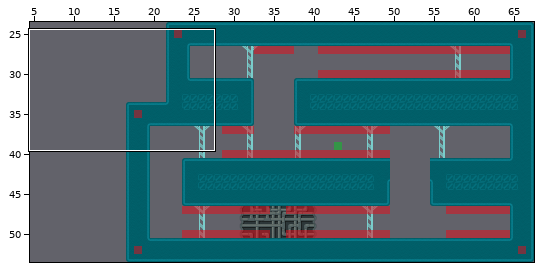
Level history. Tiled map (JSON): assets/jsons/levels/level10.json. The first picture is a wide view before the edit; the outline marks the close-up.
Close-up. Earlier state:
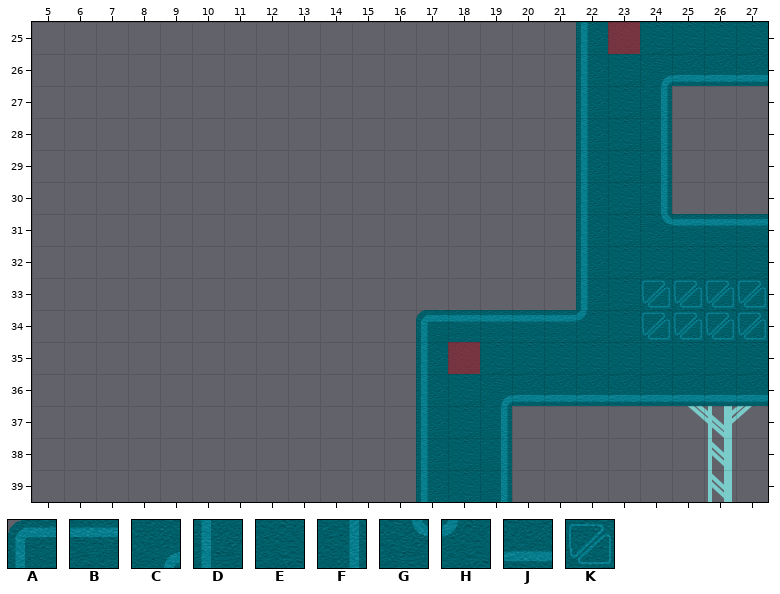
Cells are 64x64 px. Shown: x 5..27, y 25..39. The commit also changed other parts of the map, which this record leaves out. Not drawn, because the pictures are missing: unchanged layer "Terrain".
Key: from "backgroundTiles": A 0 "backgroundTiles", B 1 "backgroundTiles", C 3 "backgroundTiles", D 5 "backgroundTiles", E 6 "backgroundTiles", F 7 "backgroundTiles", G 8 "backgroundTiles", H 9 "backgroundTiles", J 11 "backgroundTiles", K 13 "backgroundTiles".
_ is an empty cell.
Layers that did not change in this view are not listed.
Layer "Background" before, first column x 5:
25 _________________DEEEEE
26 _________________DECJJJ
27 _________________DEF___
28 _________________DEF___
29 _________________DEF___
30 _________________DEF___
31 _________________DEGBBB
32 _________________DEEEEE
33 _________________DEKKKK
34 ____________ABBBBHEKKKK
35 ____________DEEEEEEEEEE
36 ____________DECJJJJJJJJ
37 ____________DEF________
38 ____________DEF________
39 ____________DEF________
Once edited:
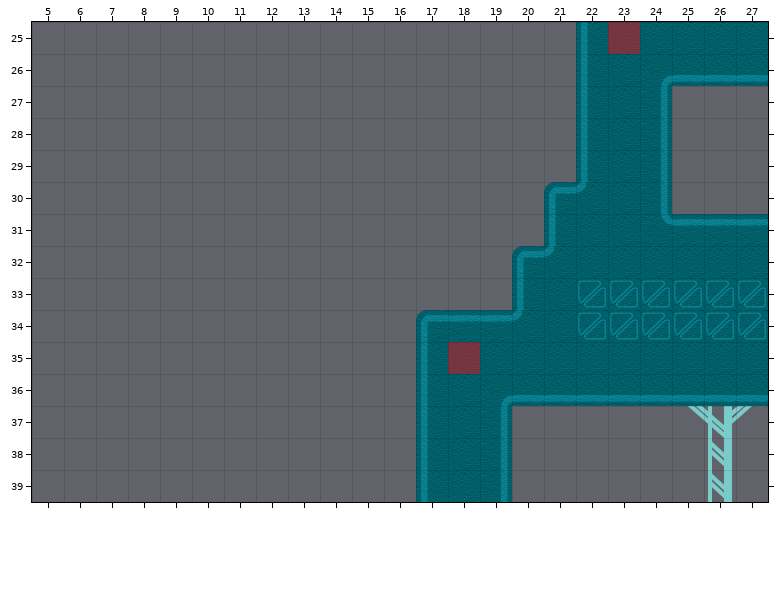
What changed:
Changed rows in their new state; . is an unchanged cell.
Layer "Background":
first column x 20:
30 .AH.
31 .DE.
32 AHE.
33 DEKK
34 HEKK
Boxes around the changes in both close-ups, in picture pixels (x1, y1, x2, y2):
changed: (512, 182, 640, 342)
